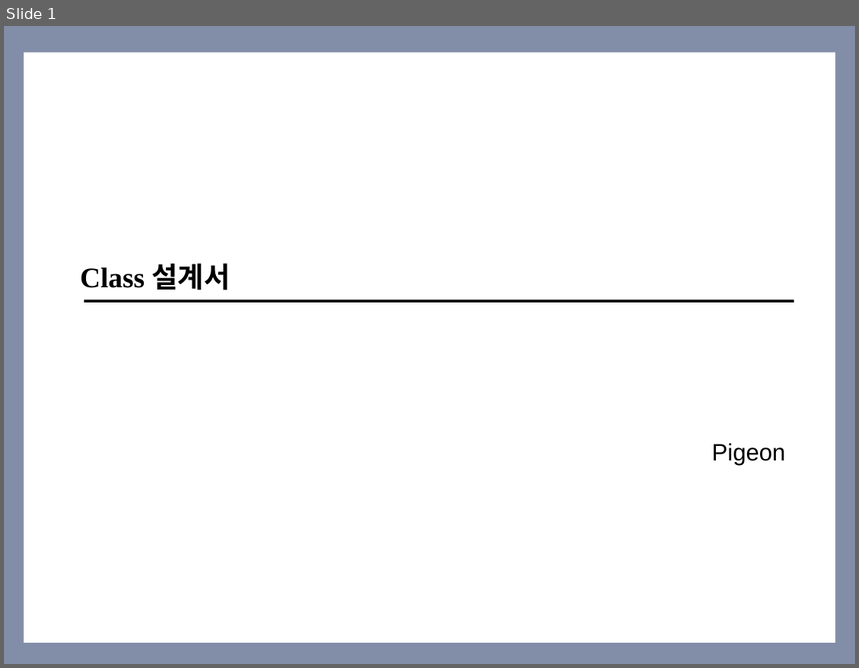
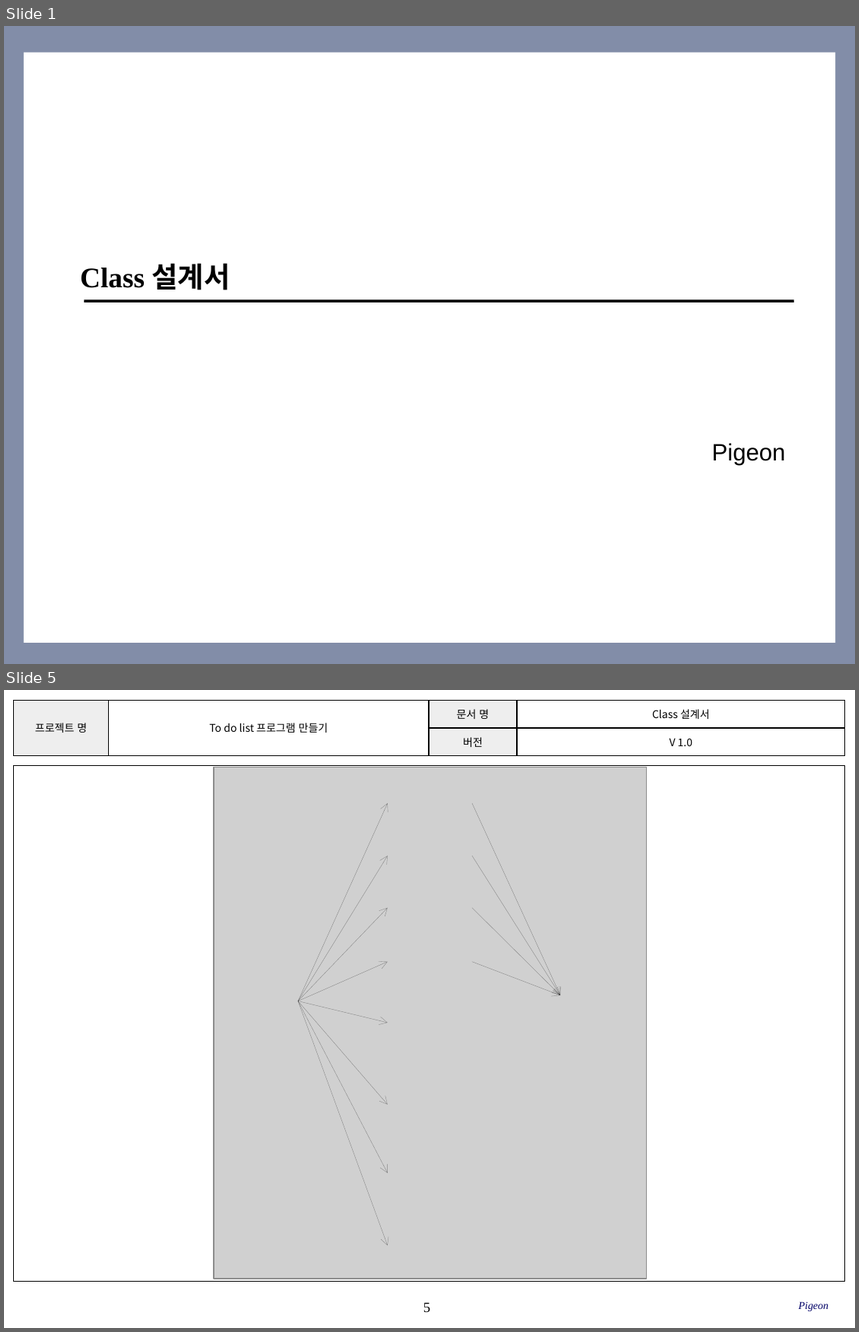
Before and after one commit to SE-admin/9, a slide deck: doc/3_ 설계서/Class Design_9_pigeon.pptx. Shown one above the other, each under a label of ours: slide 1 before the commit, slides 1 and 5 after it; the slides between them are not shown. The pictures are 859x668 and 859x1332 pixels, drawn with LibreOffice and Linux fonts; fonts in the diff are those of the drawing; grey boxes stand for pictures; background and template pictures are left out. Boxes give left, top, right and bottom in pixels: in the first picture for what was removed or moved away, otherwise in the second. Text is boxed around its words. In the diff, an @@ line names an element or a change of style, - is before the commit and + after.

Commit message:
# 서류 # Class Design_9_pigeon.pptx, UI Design Template_9_pigeon.pptx # Class Design_9_pigeon.pptx 4,5p   UI Design Template_9_pigeon.pptx 7,8,9,10p # 오류 정정 및 코더 의견 반영

```diff
--- a/doc/3_ 설계서/Class Design_9_pigeon.pptx
+++ b/doc/3_ 설계서/Class Design_9_pigeon.pptx
@@ slide 5 added at (4, 690, 855, 1328), background #FFFFFF @@
@@ table added at (13, 700, 845, 755), 2 rows, 4 columns @@
+프로젝트 명 | To do list 프로그램 만들기 | 문서 명 | Class 설계서
+ |  | 버전 | V 1.0
@@ rectangle added at (13, 766, 845, 1281), outline #000000 0.75 pt @@
@@ picture added at (214, 768, 647, 1280) @@
@@ arrow added from (299, 1002) to (388, 803), #000000 0.25 pt @@
@@ arrow added from (472, 803) to (560, 996), #000000 0.25 pt @@
@@ arrow added from (299, 1002) to (388, 856), #000000 0.25 pt @@
@@ arrow added from (472, 856) to (560, 996), #000000 0.25 pt @@
@@ arrow added from (299, 1002) to (388, 908), #000000 0.25 pt @@
@@ arrow added from (472, 908) to (560, 996), #000000 0.25 pt @@
@@ arrow added from (299, 1002) to (388, 961), #000000 0.25 pt @@
@@ arrow added from (472, 961) to (560, 996), #000000 0.25 pt @@
@@ arrow added from (299, 1002) to (388, 1023), #000000 0.25 pt @@
@@ arrow added from (299, 1002) to (388, 1104), #000000 0.25 pt @@
@@ arrow added from (299, 1002) to (388, 1173), #000000 0.25 pt @@
@@ arrow added from (299, 1002) to (388, 1246), #000000 0.25 pt @@
@@ page number added at (424, 1303, 430, 1312), 12 pt, text #000000 @@
+5
@@ text added at (799, 1302, 829, 1312), 9 pt, text #000066, italic @@
+Pigeon
```
Also in this commit, not shown: 3 slides changed, 1 other slide added, 2 slides removed, 1 other file.
